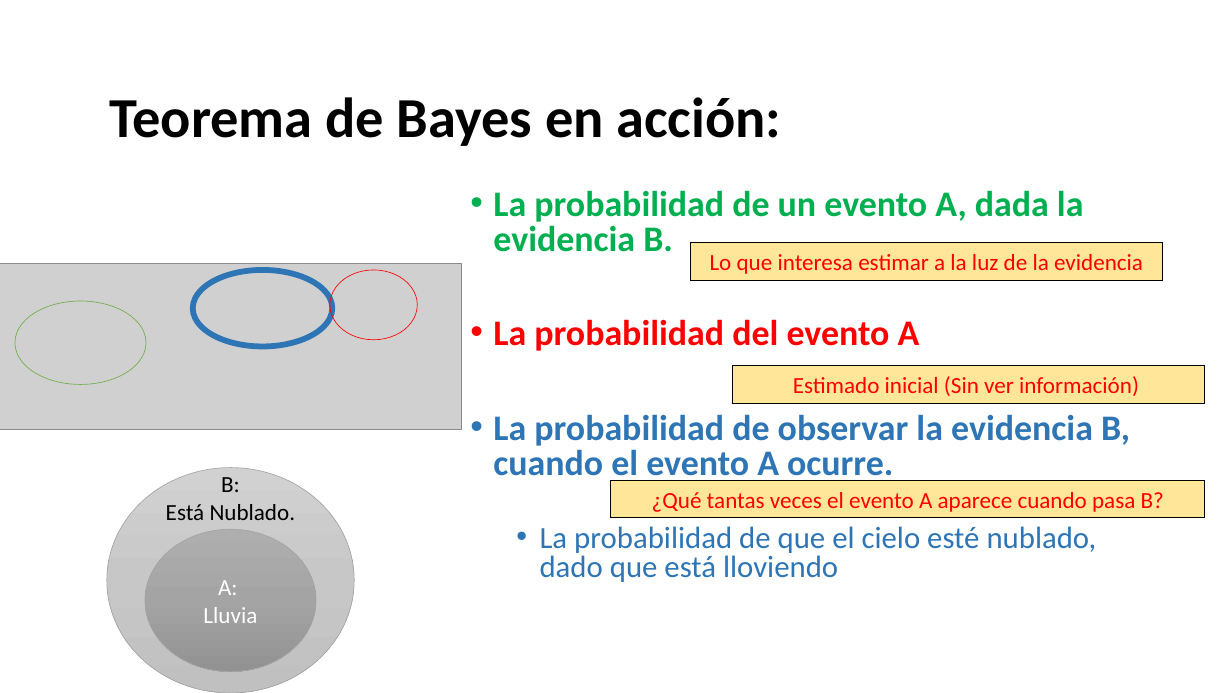
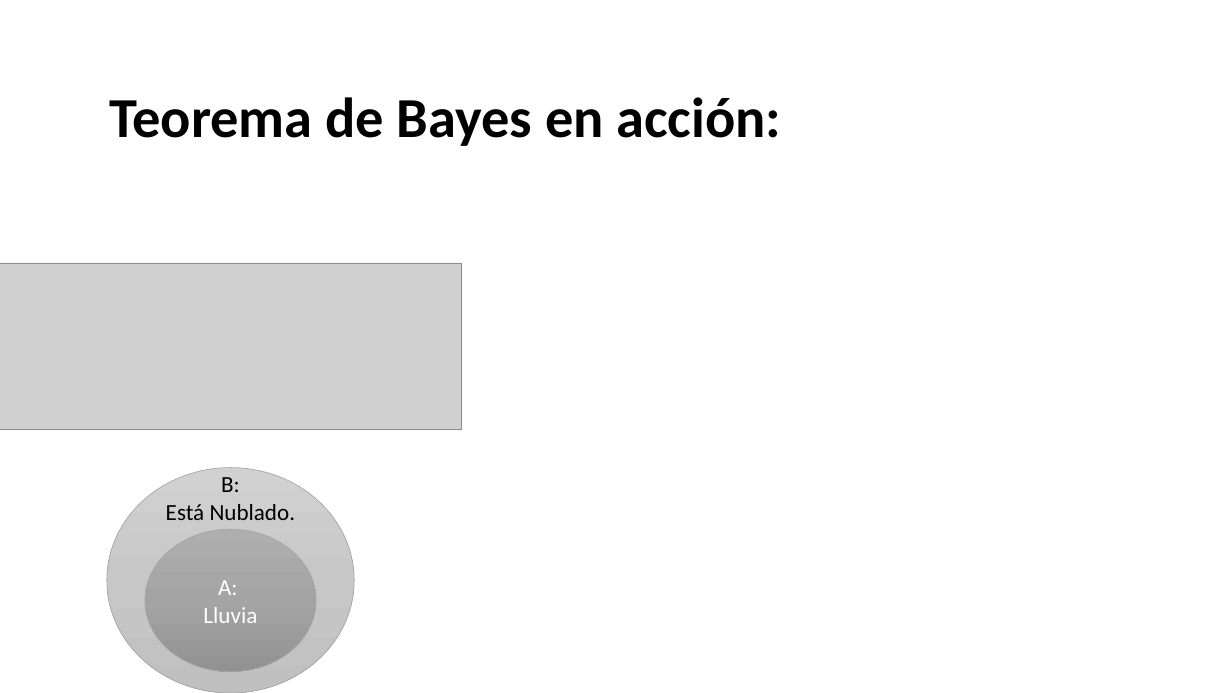
Before and after one commit to Adrifelcha/afchavez-019, a slide deck: slide 58 of JeanPiaget/2019-2020/Cuarentena/Sexto - Clases Remotas/AMC2020_InferenciaProbabilistica-1.pptx (slide 30 before the commit). Drawn at 1232x693 pixels with LibreOffice and Linux fonts; fonts in the diff are those of the drawing; grey boxes stand for pictures. Boxes give left, top, right and bottom in pixels: in the first picture for what was removed or moved away, otherwise in the second. Text is boxed around its words. In the diff, an @@ line names an element or a change of style, - is before the commit and + after.

```diff
--- a/JeanPiaget/2019-2020/Cuarentena/Sexto - Clases Remotas/AMC2020_InferenciaProbabilistica-1.pptx
+++ b/JeanPiaget/2019-2020/Cuarentena/Sexto - Clases Remotas/AMC2020_InferenciaProbabilistica-1.pptx
@@ text removed at (x1=493, y1=190, x2=1130, y2=582) @@
-• La probabilidad de un evento A, dada la evidencia B.
-• La probabilidad del evento A
-• La probabilidad de observar la evidencia B, cuando el evento A ocurre.
-  • La probabilidad de que el cielo esté nublado, dado que está lloviendo
@@ rectangle removed at (x1=690, y1=243, x2=1163, y2=280) @@
-Lo que interesa estimar a la luz de la evidencia
@@ ellipse removed at (x1=193, y1=270, x2=333, y2=347) @@
@@ ellipse removed at (x1=330, y1=270, x2=418, y2=340) @@
@@ ellipse removed at (x1=15, y1=301, x2=146, y2=384) @@
@@ rectangle removed at (x1=733, y1=366, x2=1205, y2=403) @@
-Estimado inicial (Sin ver información)
@@ rectangle removed at (x1=611, y1=481, x2=1205, y2=518) @@
-¿Qué tantas veces el evento A aparece cuando pasa B?
```
Also in this commit, not shown: 12 other slides changed, 69 slides added, 8 slides removed, 16 other files.
